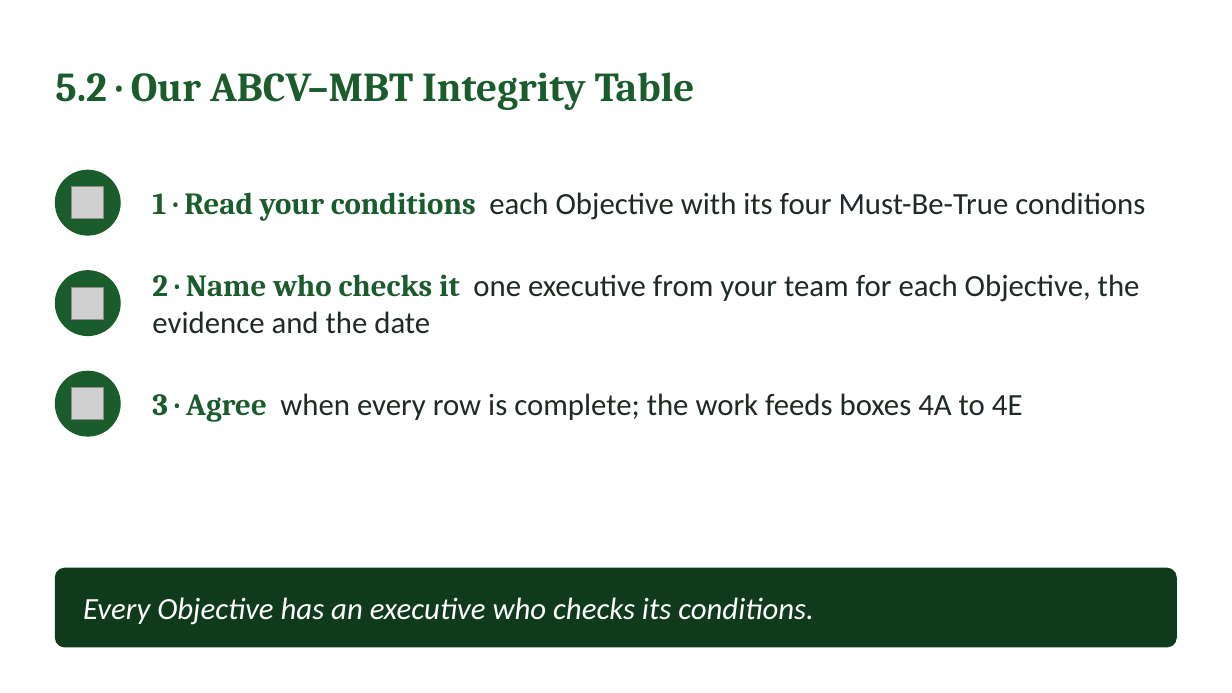
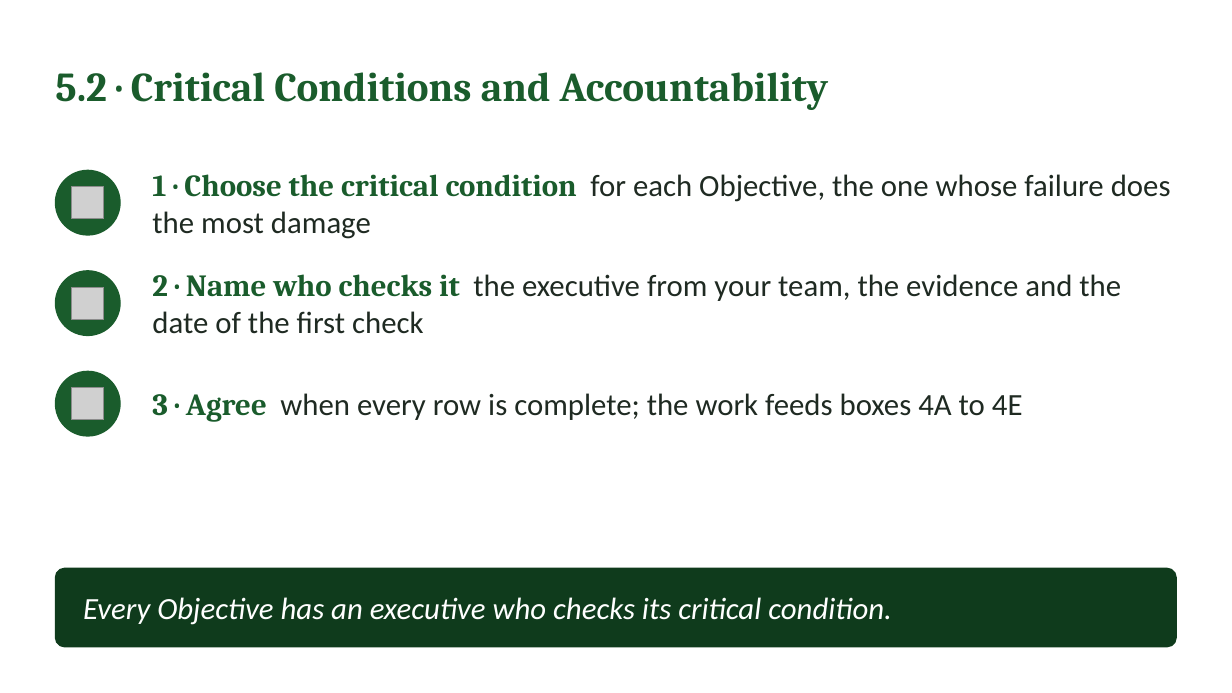
Before and after one commit to IBSL26/ibsl-platform, a slide deck: slide 31 of Claude outputs/Deck upload/Module-2/unit-04.pptx. Drawn at 1232x693 pixels with LibreOffice and Linux fonts; fonts in the diff are those of the drawing; grey boxes stand for pictures. Boxes give left, top, right and bottom in pixels: in the first picture for what was removed or moved away, otherwise in the second. Text is boxed around its words. In the diff, an @@ line names an element or a change of style, - is before the commit and + after.

Commit message:
Unit 4 critical conditions and accountability

```diff
--- a/Claude outputs/Deck upload/Module-2/unit-04.pptx
+++ b/Claude outputs/Deck upload/Module-2/unit-04.pptx
@@ text at bbox=[55, 72, 829, 110]: text changed @@
-5.2 · Our ABCV–MBT Integrity Table
+5.2 · Critical Conditions and Accountability
@@ text at bbox=[152, 174, 1171, 239]: text changed @@
-1 · Read your conditions each Objective with its four Must-Be-True conditions
+1 · Choose the critical condition for each Objective, the one whose failure does the most damage
@@ text at bbox=[152, 274, 1121, 334]: text changed @@
-2 · Name who checks it one executive from your team for each Objective, the evidence and the date
+2 · Name who checks it the executive from your team, the evidence and the date of the first check
@@ text at bbox=[83, 597, 892, 625]: text changed @@
-Every Objective has an executive who checks its conditions.
+Every Objective has an executive who checks its critical condition.
```
Also in this commit, not shown: 7 other files.
